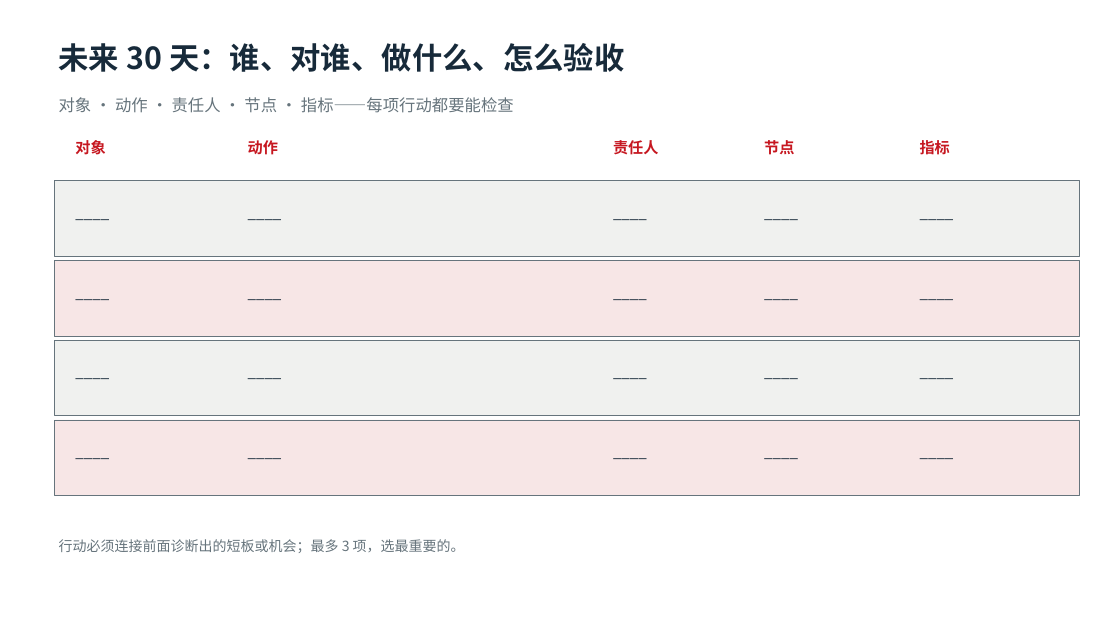
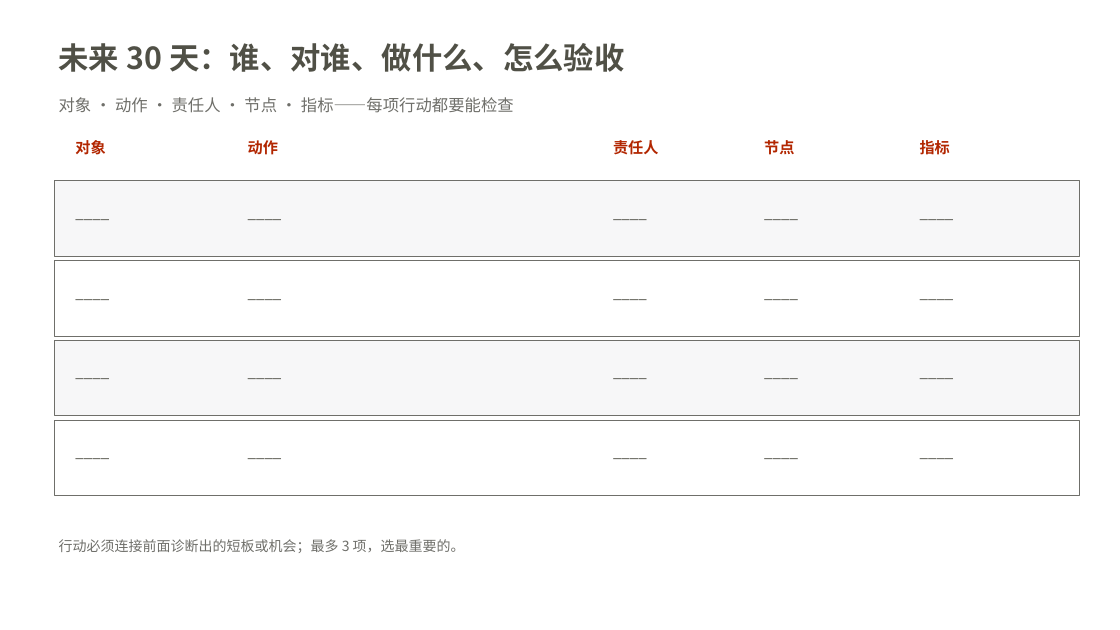
Before and after one commit to swefner/company-ppt-skills, a slide deck: slide 7 of domains/yuhong/assets/components/yuhong-county-course-components-branded.pptx. Drawn at 1120x630 pixels with LibreOffice and Linux fonts; fonts in the diff are those of the drawing; background and template pictures are left out. Boxes give left, top, right and bottom in pixels: in the first picture for what was removed or moved away, otherwise in the second. Text is boxed around its words. In the diff, an @@ line names an element or a change of style, - is before the commit and + after.

Commit message:
Rebuild legacy components 1-7 to token colors (user-confirmed)
Per-page mapping applied: Office default colors (blue 246AA8 / green 26866A / yellow B87700 / standard red D6001C / grey-blue 5F646B), dark grey ramp (slide 4) and legacy palette (slide 7: 172A3A/C61720/66747C) all mapped to template theme1 tokens - text deep red B22600, emphasis red E84C22, amber FFBD47, ink 505046, grey 6F6F6A, light fills F7F7F8/FFFFFF. DC-01 semantic invariant updated from red-blue-green to deep-red/red/amber. All 14 slides now pass token-color check (SHA E0C1D00A).

```diff
--- a/domains/yuhong/assets/components/yuhong-county-course-components-branded.pptx
+++ b/domains/yuhong/assets/components/yuhong-county-course-components-branded.pptx
@@ text "对象 · 动作 · 责任人 ..." at box(59, 97, 514, 113): text colour #66747C to #6F6F6A @@
@@ text colour #C61720 to #B22600 in 5 elements at box(75, 140, 105, 155), box(248, 140, 278, 155), box(613, 140, 658, 155), box(764, 140, 794, 155), box(920, 140, 950, 155) @@
@@ rectangle at box(55, 181, 1080, 256): fill #F0F1EF to #F7F7F8; outline #66747C 0.75 pt to #6F6F6A 0.75 pt @@
@@ rectangle at box(55, 260, 1080, 336): fill #F7E6E6 to #FFFFFF; outline #66747C 0.75 pt to #6F6F6A 0.75 pt @@
@@ rectangle at box(55, 340, 1080, 416): fill #F0F1EF to #F7F7F8; outline #66747C 0.75 pt to #6F6F6A 0.75 pt @@
@@ rectangle at box(55, 420, 1080, 496): fill #F7E6E6 to #FFFFFF; outline #66747C 0.75 pt to #6F6F6A 0.75 pt @@
@@ text colour #172A3A to #505046 in 21 elements at box(59, 43, 625, 72), box(67, 199, 227, 233), box(239, 199, 592, 233), box(605, 199, 748, 233), box(756, 199, 899, 233), box(912, 199, 1096, 233), box(67, 279, 227, 313), box(239, 279, 592, 313), box(605, 279, 748, 313), box(756, 279, 899, 313), box(912, 279, 1096, 313), box(67, 359, 227, 392), box(239, 359, 592, 392), box(605, 359, 748, 392), box(756, 359, 899, 392), box(912, 359, 1096, 392), box(67, 439, 227, 472), box(239, 439, 592, 472), box(605, 439, 748, 472), box(756, 439, 899, 472), box(912, 439, 1096, 472) @@
@@ text "行动必须连接前面诊断出的短板或机会；最多 3 项，选最重要的。" at box(59, 539, 465, 553): text colour #66747C to #6F6F6A @@
```
Also in this commit, not shown: 6 other slides changed, 12 other files.
